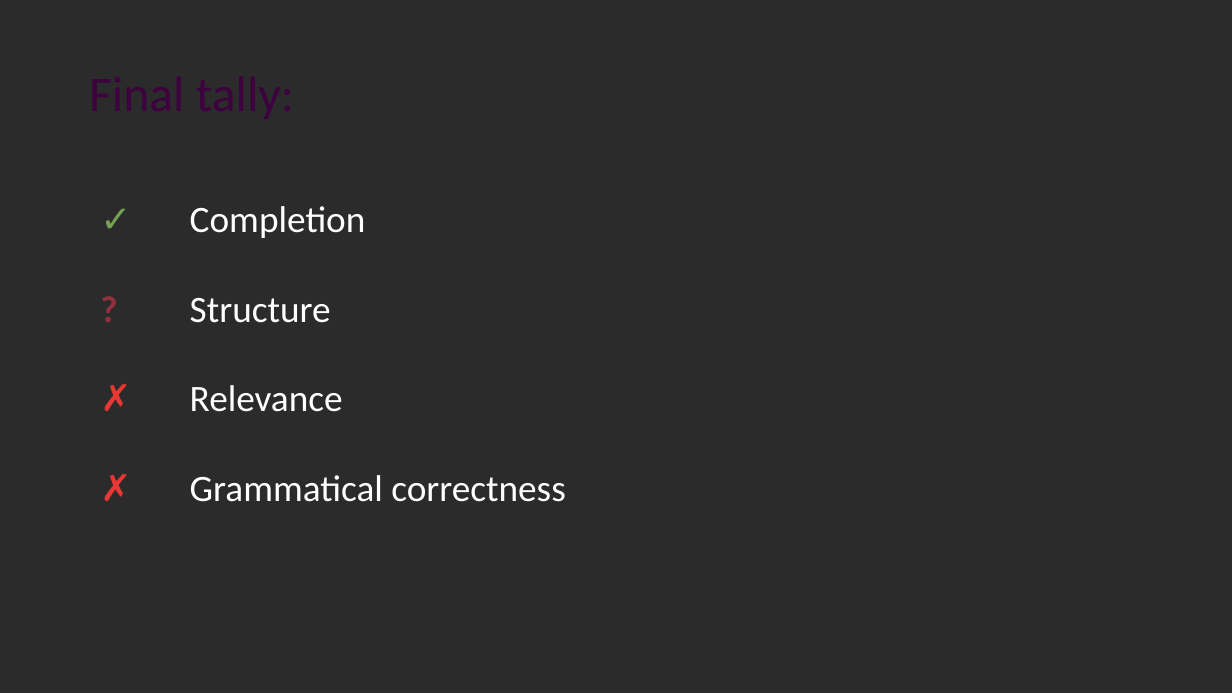
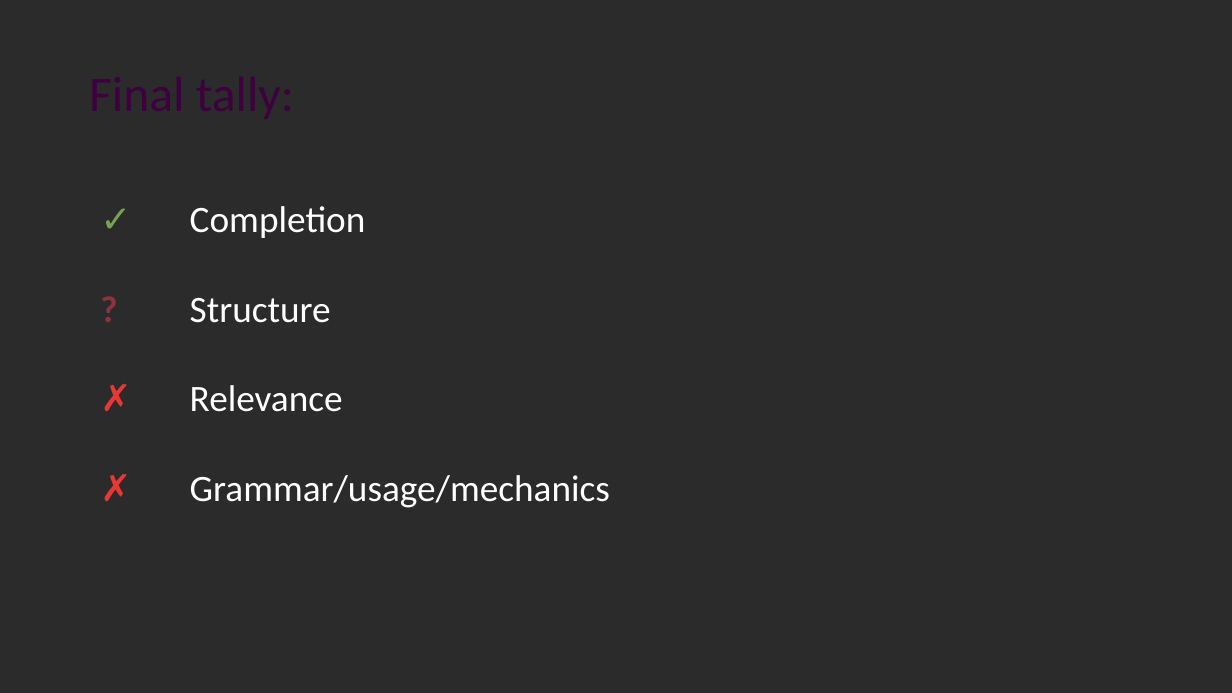
Before and after one commit to alexklapheke/essay, a slide deck: slide 26 of presentation/presentation.odp (slide 24 before the commit). Drawn at 1232x693 pixels with LibreOffice and Linux fonts; fonts in the diff are those of the drawing; background and template pictures are left out; a plain dark background stands for a picture behind light text. Boxes give left, top, right and bottom in pixels: in the first picture for what was removed or moved away, otherwise in the second. Text is boxed around its words. In the diff, an @@ line names an element or a change of style, - is before the commit and + after.

```diff
--- a/presentation/presentation.odp
+++ b/presentation/presentation.odp
@@ text at bbox=[190, 475, 610, 508]: text changed @@
-Grammatical correctness
+Grammar/usage/mechanics
```
Also in this commit, not shown: 14 other slides changed, 3 slides added, 1 slide removed, 10 other files.
